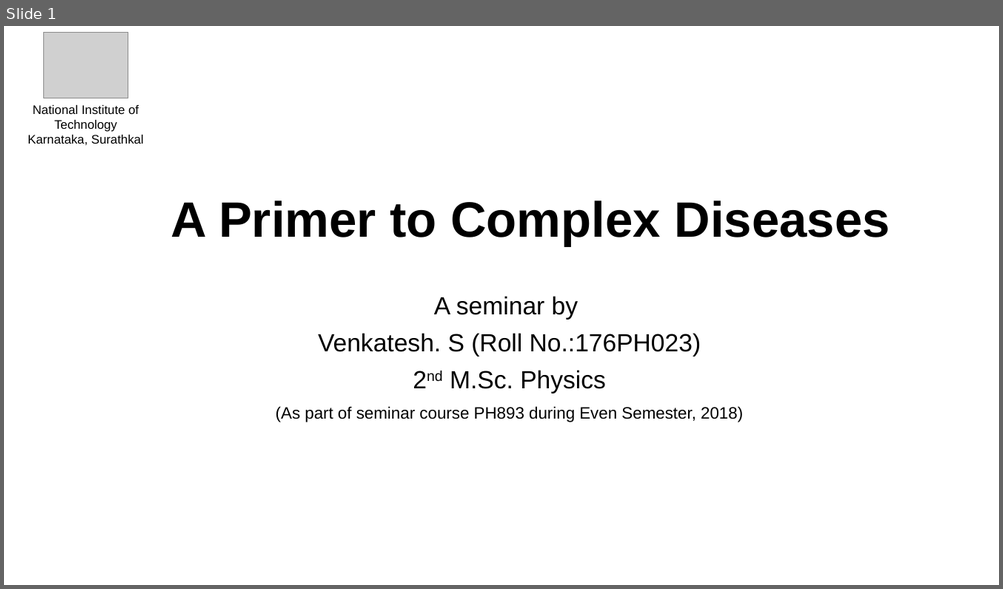
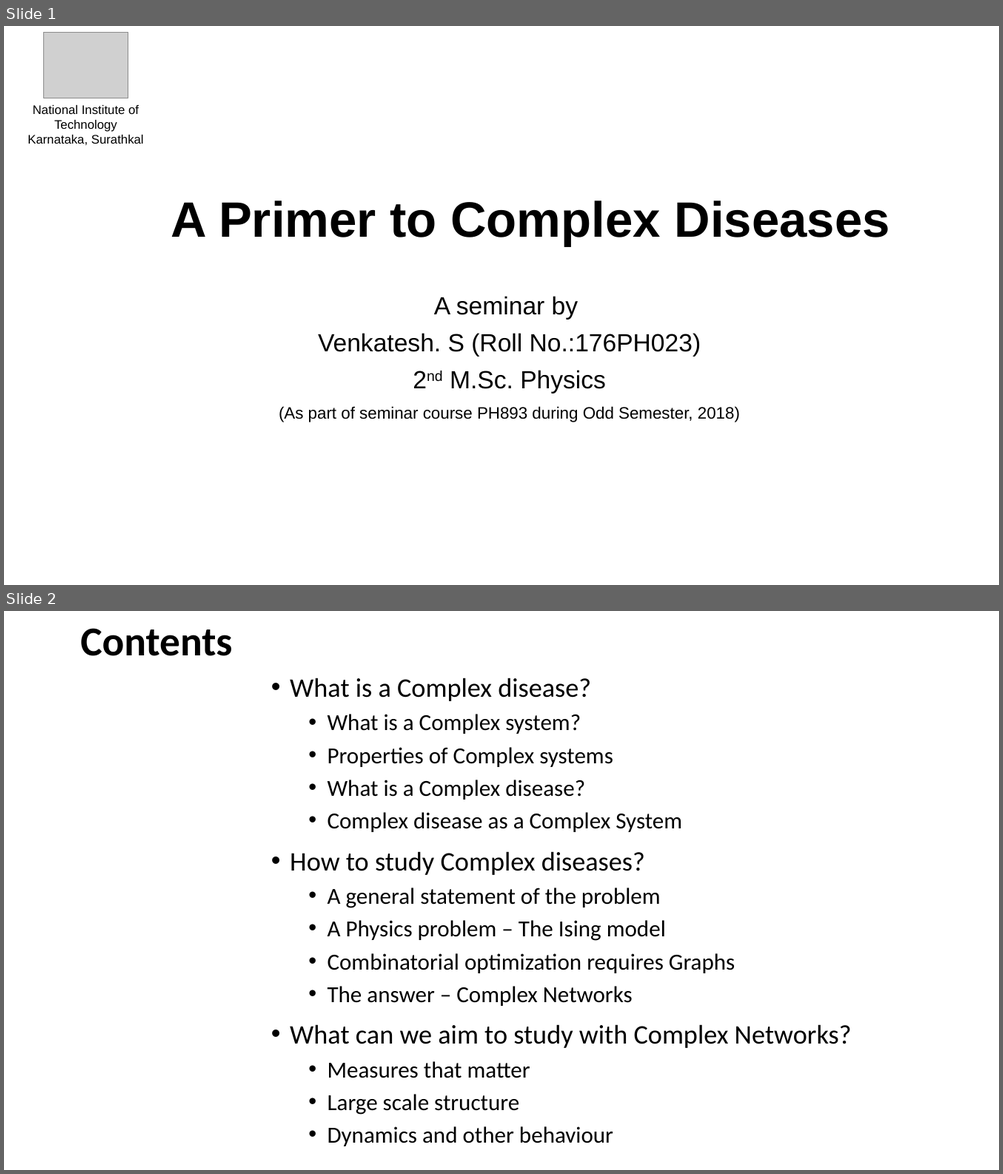
Before and after one commit to VenkiPhy6/seminar-thirdsem, a slide deck: A Primer to Complex Diseases.pptx. Shown one above the other, each under a label of ours: slide 1 before the commit, slides 1 and 2 after it. The pictures are 1003x589 and 1003x1174 pixels, drawn with LibreOffice and Linux fonts; fonts in the diff are those of the drawing; grey boxes stand for pictures. Boxes give left, top, right and bottom in pixels: in the first picture for what was removed or moved away, otherwise in the second. Text is boxed around its words. In the diff, an @@ line names an element or a change of style, - is before the commit and + after.

```diff
--- a/A Primer to Complex Diseases.pptx
+++ b/A Primer to Complex Diseases.pptx
@@ slide 2 added at [4,611,999,1170], background #FFFFFF @@
@@ title added at [80,628,232,656], 39.6 pt, text #000000, bold @@
+Contents
@@ text added at [290,678,851,1147], 22.2 pt, text #000000 @@
+• What is a Complex disease?
+  • What is a Complex system?
+  • Properties of Complex systems
+  • What is a Complex disease?
+  • Complex disease as a Complex System
+• How to study Complex diseases?
+  • A general statement of the problem
+  • A Physics problem – The Ising model
+  • Combinatorial optimization requires Graphs
+  • The answer – Complex Networks
+• What can we aim to study with Complex Networks?
+  • Measures that matter
+  • Large scale structure
+  • Dynamics and other behaviour
@@ slide 1 changed as well @@
@@ subtitle at [279,406,740,423]: text changed @@
-(As part of seminar course PH893 during Even Semester, 2018)
+(As part of seminar course PH893 during Odd Semester, 2018)
```
Also in this commit, not shown: 3 other slides added, 1 other file.
